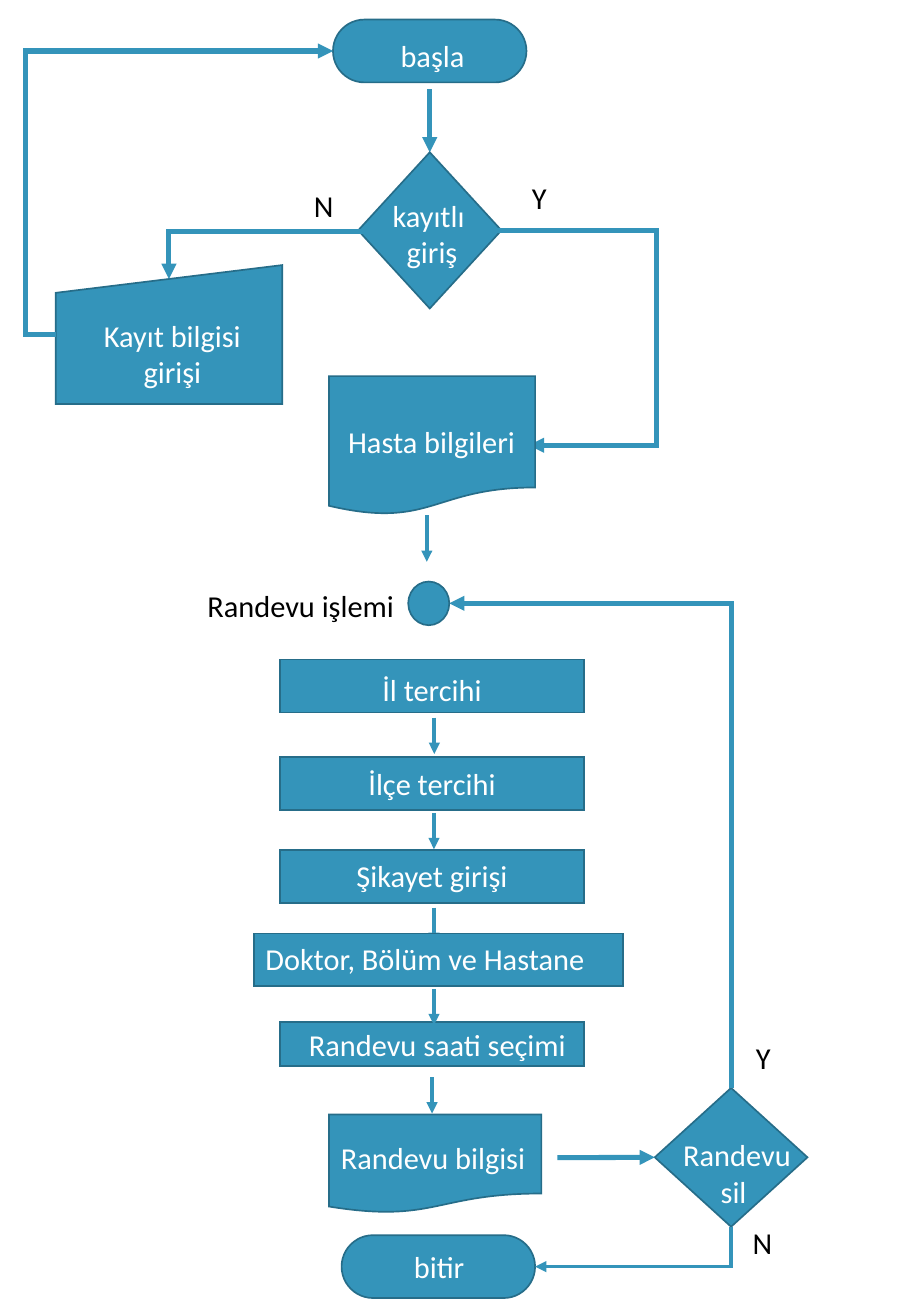
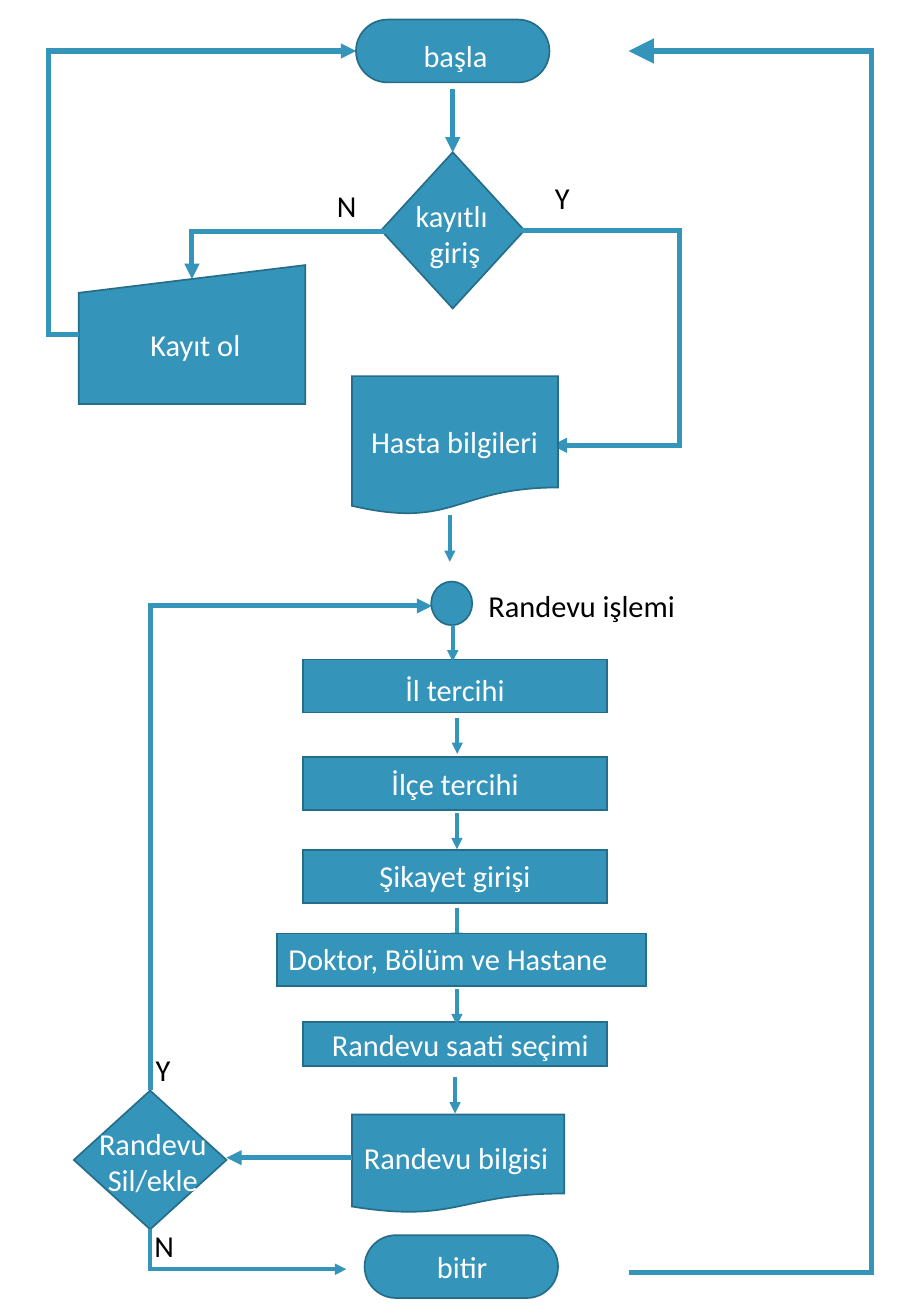
Before and after one commit to HAS-Project/Hospital-Appointment-System, a slide deck: slide 4 of Has-Project Report.pptx (slide 3 before the commit). Drawn at 911x1316 pixels with LibreOffice and Linux fonts; fonts in the diff are those of the drawing; background and template pictures are left out. Boxes give left, top, right and bottom in pixels: in the first picture for what was removed or moved away, otherwise in the second. Text is boxed around its words. In the diff, an @@ line names an element or a change of style, - is before the commit and + after.

```diff
--- a/Has-Project Report.pptx
+++ b/Has-Project Report.pptx
@@ left bracket added at [629, 51, 872, 1272], outline #3494BA 3 pt @@
@@ text "N": place and size @@
-text "N" at [314, 197, 334, 217]
+text "N" at [337, 197, 357, 217]
@@ 13 texts, 6 arrows, 5 rectangles, 3 elbow arrows, 2 rounded rectangles, 2 flow chart documents, 1 diamond, 1 flow chart manual input, 1 ellipse: place and size @@
-13 texts, 6 arrows, 5 rectangles, 3 elbow arrows, 2 rounded rectangles, 2 flow chart documents, 1 diamond, 1 flow chart manual input, 1 ellipse at [26, 19, 657, 1298]
+13 texts, 6 arrows, 5 rectangles, 3 elbow arrows, 2 rounded rectangles, 2 flow chart documents, 1 diamond, 1 flow chart manual input, 1 ellipse at [49, 19, 680, 1298]
@@ text at [150, 335, 240, 361]: text changed @@
-Kayıt bilgisi
-girişi
+Kayıt ol
@@ text "Randevu işlemi": place and size @@
-text "Randevu işlemi" at [207, 596, 394, 622]
+text "Randevu işlemi" at [488, 596, 675, 622]
@@ elbow arrow moved from (731, 1088) - (449, 604) to (151, 1091) - (432, 606) @@
@@ arrow added from (453, 626) to (453, 662), #3494BA 2.25 pt @@
@@ arrow moved from (435, 718) - (435, 754) to (457, 718) - (457, 754) @@
@@ text "Y": place and size @@
-text "Y" at [756, 1049, 771, 1069]
+text "Y" at [156, 1061, 171, 1081]
@@ diamond: place and size @@
-diamond at [655, 1088, 808, 1227]
+diamond at [74, 1091, 227, 1229]
@@ diamond at [74, 1091, 227, 1229]: mirrored @@
@@ text "Randevu": place and size @@
-text "Randevu" at [683, 1141, 790, 1203]
+text "Randevu" at [99, 1129, 206, 1199]
@@ arrow moved from (558, 1158) - (655, 1158) to (352, 1158) - (227, 1158) @@
@@ text at [108, 1170, 198, 1199]: text changed @@
-sil
+Sil/ekle
@@ text "N": place and size @@
-text "N" at [753, 1234, 773, 1254]
+text "N" at [154, 1237, 174, 1257]
@@ elbow arrow moved from (731, 1227) - (536, 1267) to (151, 1229) - (346, 1269) @@
```
Also in this commit, not shown: 3 other slides changed, 19 slides added, 3 slides removed.
